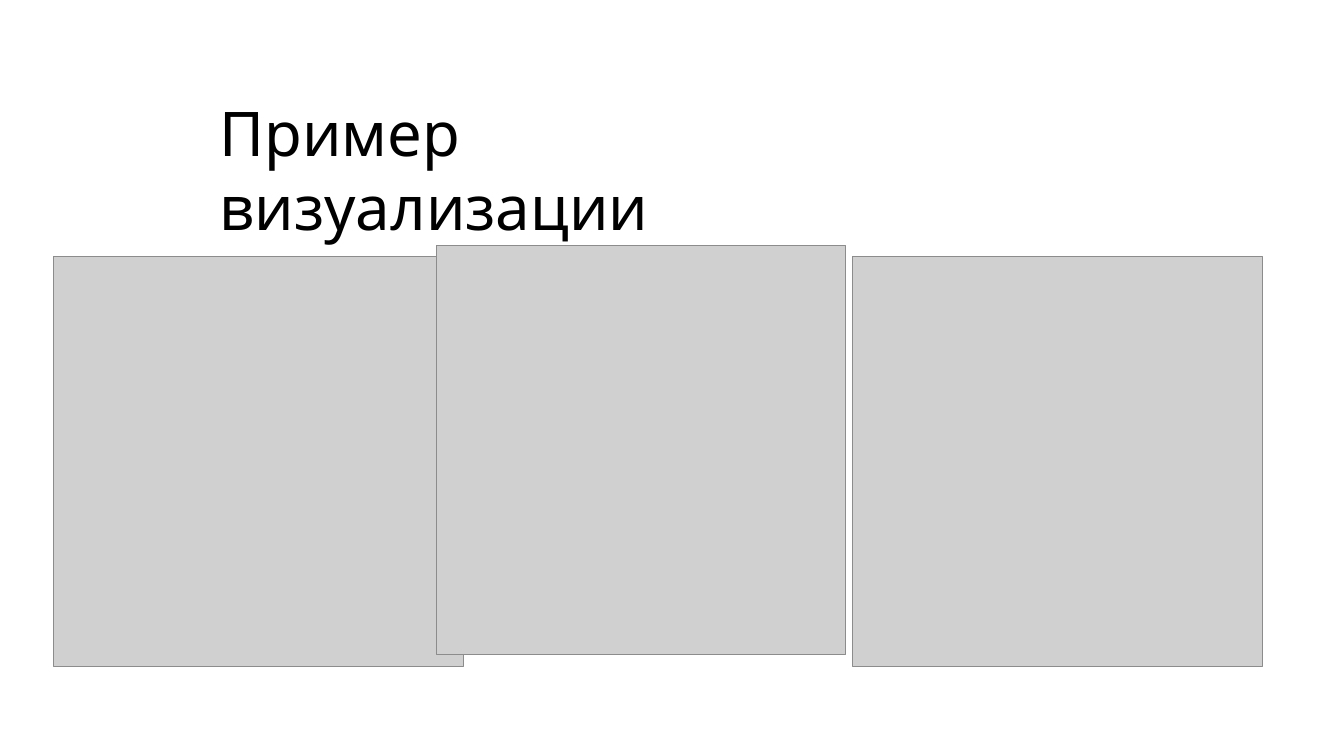
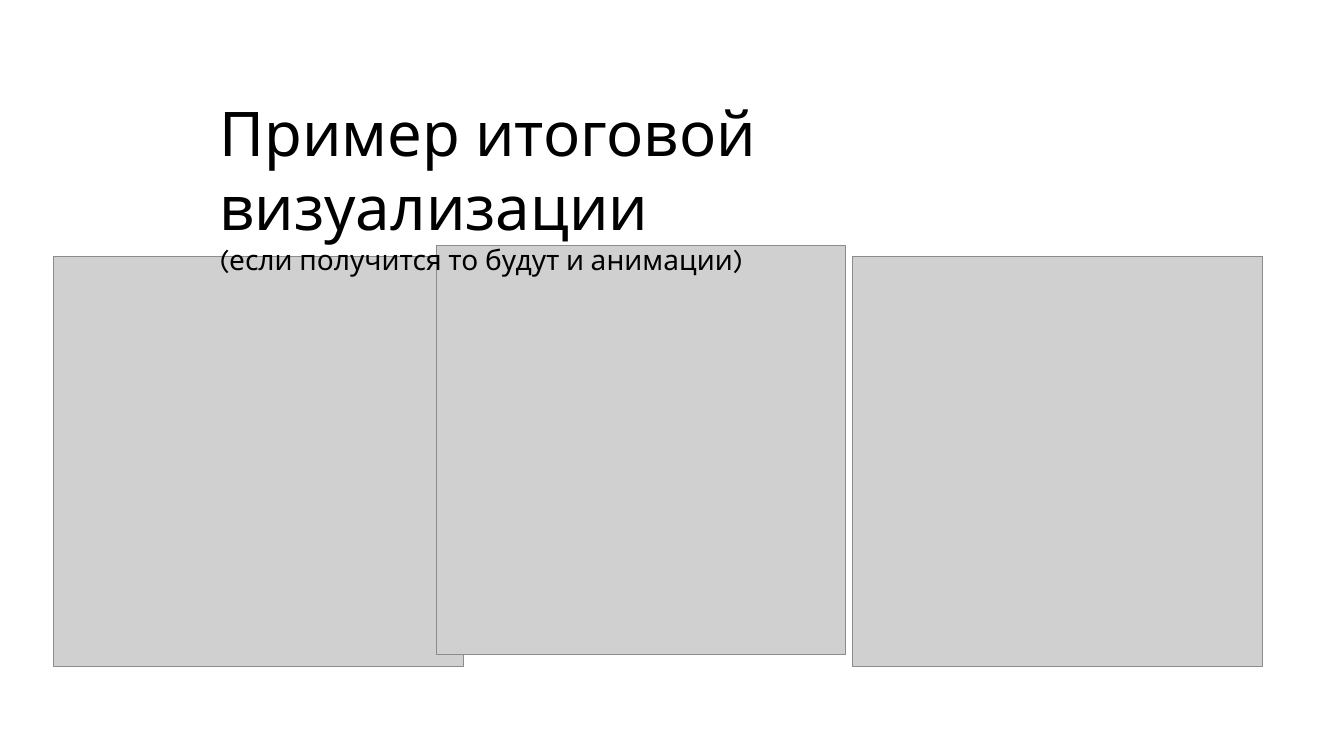
Before and after one commit to zyuzyakin/CSharpBattlerGame, a slide deck: slide 3 of идея игры карточн.pptx. Drawn at 1344x756 pixels with LibreOffice and Linux fonts; fonts in the diff are those of the drawing; grey boxes stand for pictures. Boxes give left, top, right and bottom in pixels: in the first picture for what was removed or moved away, otherwise in the second. Text is boxed around its words. In the diff, an @@ line names an element or a change of style, - is before the commit and + after.

```diff
--- a/идея игры карточн.pptx
+++ b/идея игры карточн.pptx
@@ text at (219, 109, 756, 278): text changed; size 44 to 20 pt @@
-Пример визуализации
+Пример итоговой визуализации
+(если получится то будут и анимации)
```
Also in this commit, not shown: 2 other slides changed, 1 slide added.
